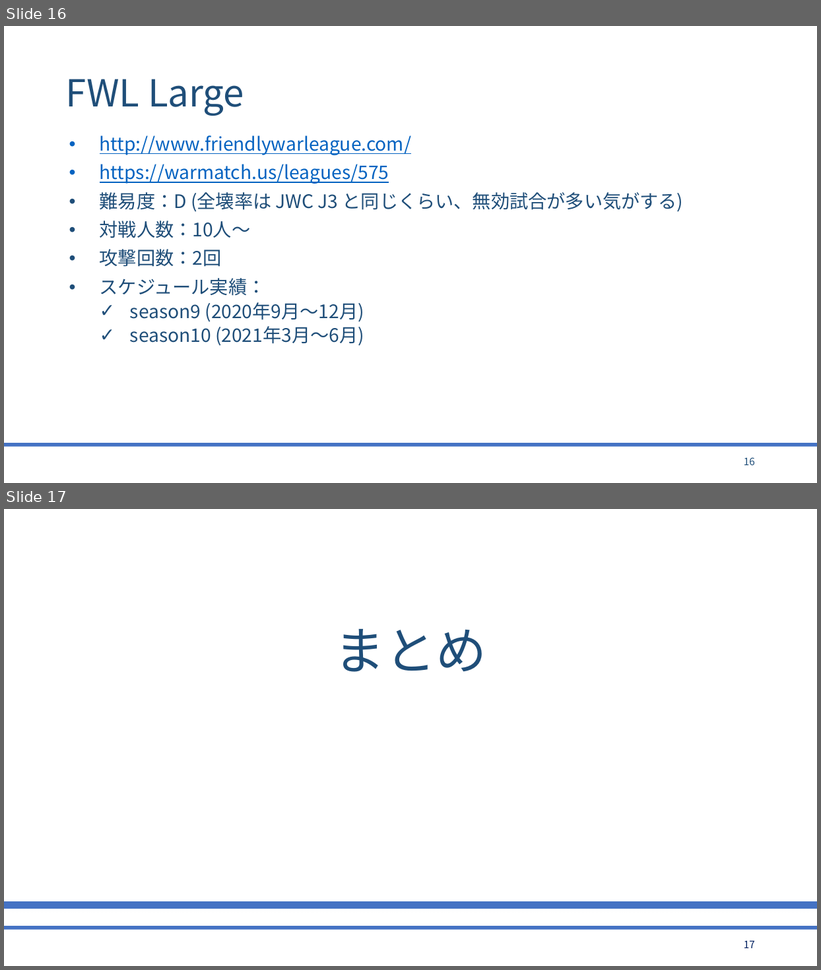
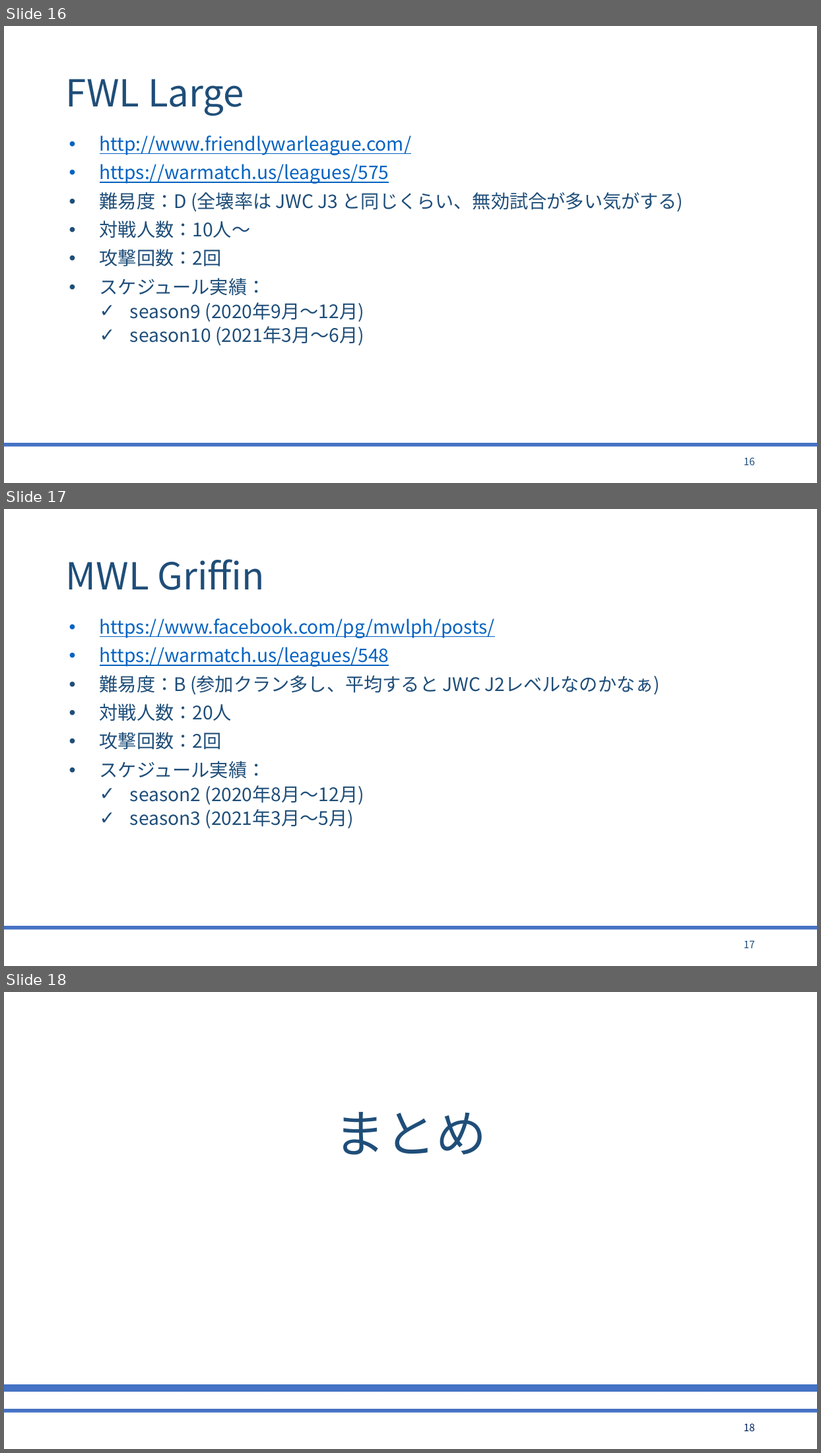
Before and after one commit to bigtreeCoC/documents, a slide deck: リーグ調査.pptx. Shown one above the other, each under a label of ours: slides 16 and 17 before the commit, slides 16, 17 and 18 after it. The pictures are 821x970 and 821x1453 pixels, drawn with LibreOffice and Linux fonts; fonts in the diff are those of the drawing. Boxes give left, top, right and bottom in pixels: in the first picture for what was removed or moved away, otherwise in the second. Text is boxed around its words. In the diff, an @@ line names an element or a change of style, - is before the commit and + after.

```diff
--- a/リーグ調査.pptx
+++ b/リーグ調査.pptx
@@ slide 17 added at bbox=[4, 509, 817, 966], background #FFFFFF; not listed: 1 template element that a slide beside it also shows @@
@@ title added at bbox=[66, 559, 265, 590], 44 pt, text #1F4E79 @@
+MWL Griffin
@@ text added at bbox=[100, 619, 660, 829], 22 pt, text #1F4E79 @@
+• https://www.facebook.com/pg/mwlph/posts/
+• https://warmatch.us/leagues/548
+• 難易度：B (参加クラン多し、平均すると JWC J2レベルなのかなぁ)
+• 対戦人数：20人
+• 攻撃回数：2回
+• スケジュール実績：
+  ✓ season2 (2020年8月〜12月)
+  ✓ season3 (2021年3月〜5月)
@@ page number added at bbox=[744, 941, 755, 949], 12 pt, text #1F4E79 @@
+17
@@ what was slide 17 is now slide 18 @@
@@ page number at bbox=[744, 1424, 755, 1432]: text changed @@
-17
+18
```
Also in this commit, not shown: 2 slides changed, 1 other file.
